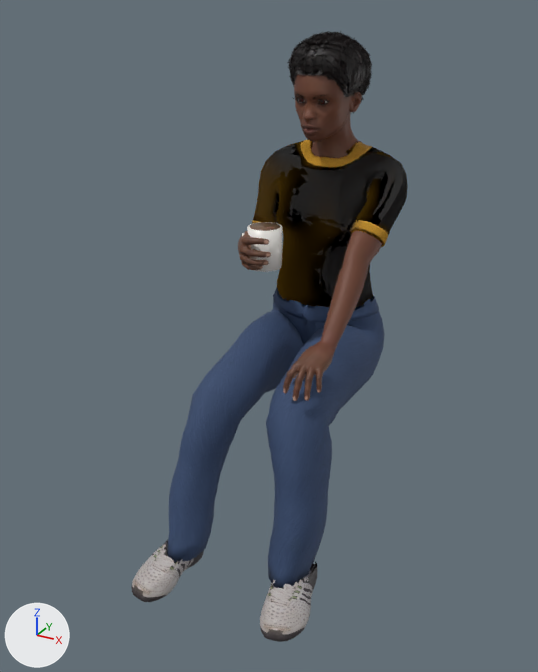
An edit to the glTF model assets/props/people-zoe-sit-mug.glb, drawn before and after from the same camera.
One viewpoint serves both versions: a 50 mm camera at (0.754, -1.275, 0.273) aimed at (-0.017, 0.128, -0.429). The axes (+X, +Y, +Z) are drawn at lower left. The lights are the same throughout. The older version comes first.

The scene before the commit, as lines of its bpy script (objects in view):
```python
ob_people_zoe_sit_mug = bpy.data.objects.new('people-zoe-sit-mug', me_base_001)
ob_people_zoe_sit_mug.location = (0.0, 0.0, 0.0)
```
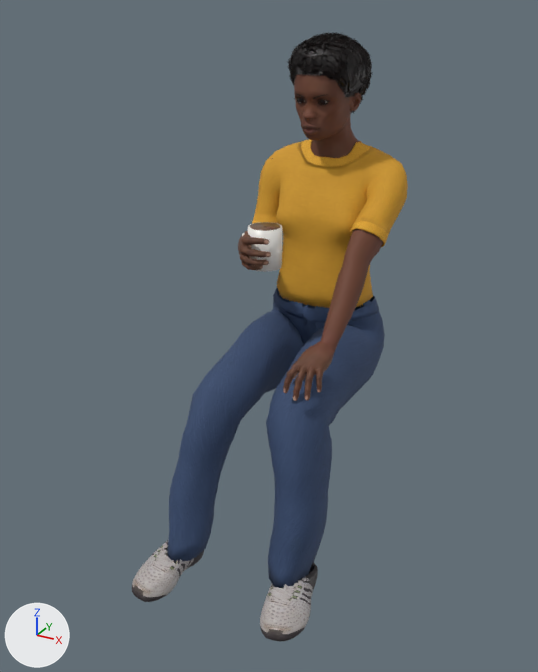
Where the change shows, as pixel boxes [x1, y1, x2, y2] in the pictures (538 x 672 px):
'people-zoe-sit-mug', surface changed
    both: [136, 32, 408, 638]

What changed in the scene script:
```text
Change mat_human_toigo_basic_tucked_t_shirt:
    remove n3 = _N.new('ShaderNodeNormalMap'); n3.name = 'Normal Map'
    remove n3.uv_map = 'UVMap'
    remove n4 = _N.new('ShaderNodeTexImage'); n4.name = 'Image Texture.001'
    remove n4.image = img_t_shirt_basic_bump
    where n0 = _N.new('ShaderNodeBsdfPrincipled'); n0.name = 'Principled BSDF'
    remove _L.new(n3.outputs[0], n0.inputs[5])  # 'Normal' to 'Normal'
    remove _L.new(n4.outputs[0], n3.inputs[1])  # 'Color' to 'Color'
```
